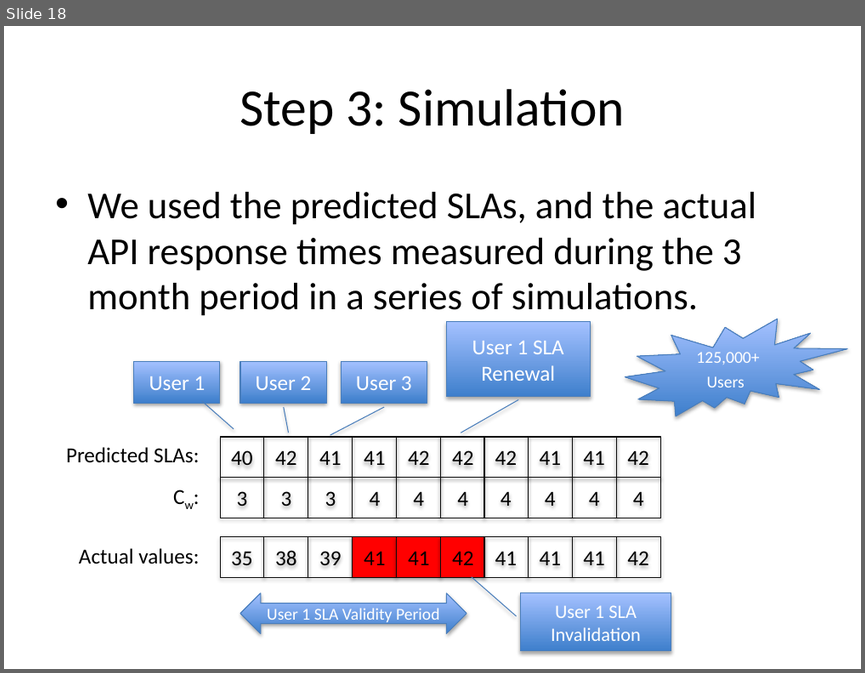
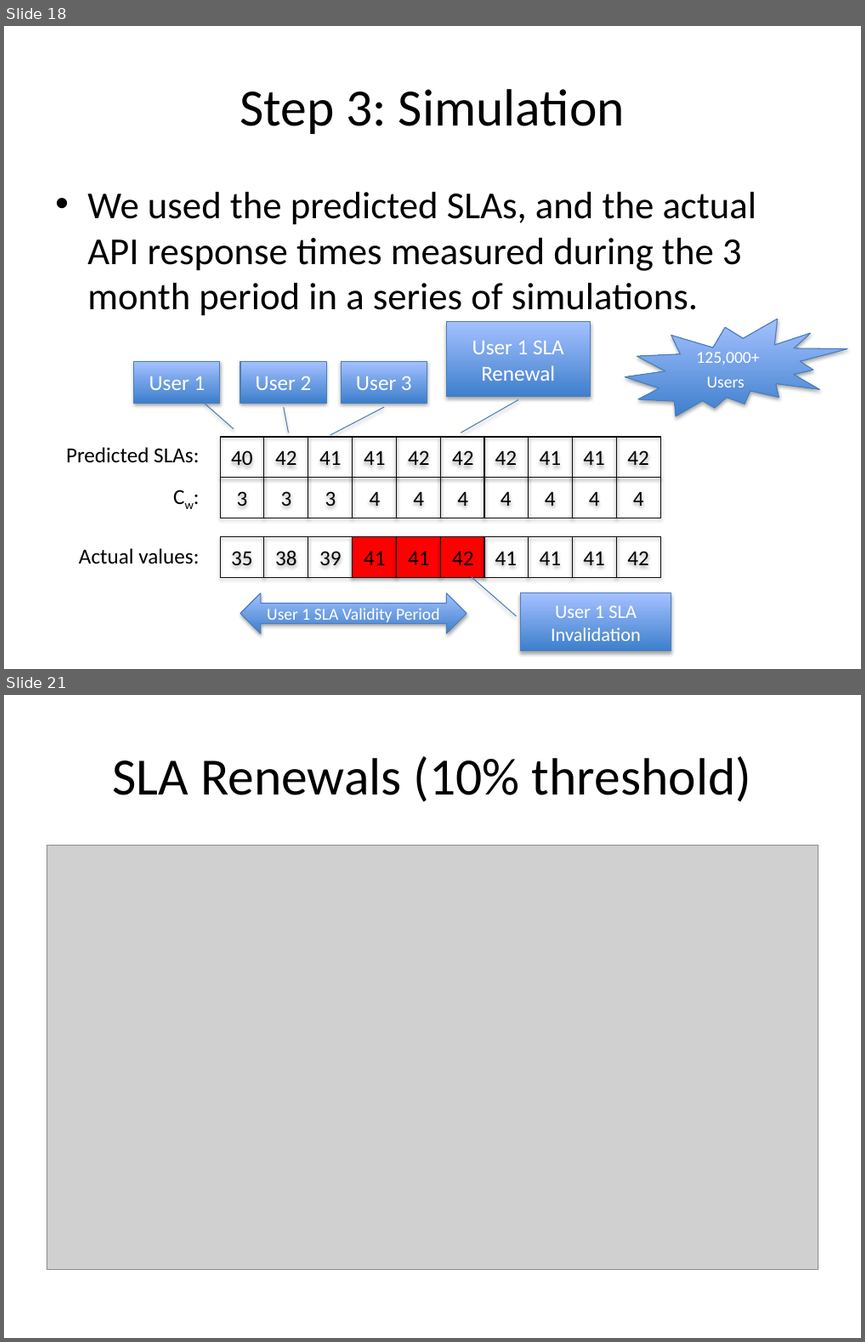
Before and after one commit to Dithn/eager-appscale, a slide deck: Eager/paper/cloudcom15/sla_durability_v1.pptx. Shown one above the other, each under a label of ours: slide 18 before the commit, slides 18 and 21 after it; the slides between them are not shown. The pictures are 865x673 and 865x1342 pixels, drawn with LibreOffice and Linux fonts; fonts in the diff are those of the drawing; grey boxes stand for pictures. Boxes give left, top, right and bottom in pixels: in the first picture for what was removed or moved away, otherwise in the second. Text is boxed around its words. In the diff, an @@ line names an element or a change of style, - is before the commit and + after.

```diff
--- a/Eager/paper/cloudcom15/sla_durability_v1.pptx
+++ b/Eager/paper/cloudcom15/sla_durability_v1.pptx
@@ slide 21 added at box(4, 695, 861, 1338), background #FFFFFF @@
@@ title added at box(113, 756, 751, 802), 44 pt, text #000000 @@
+SLA Renewals (10% threshold)
@@ picture added at box(46, 845, 818, 1269) @@
```
Also in this commit, not shown: 2 slides changed, 3 other slides added.
